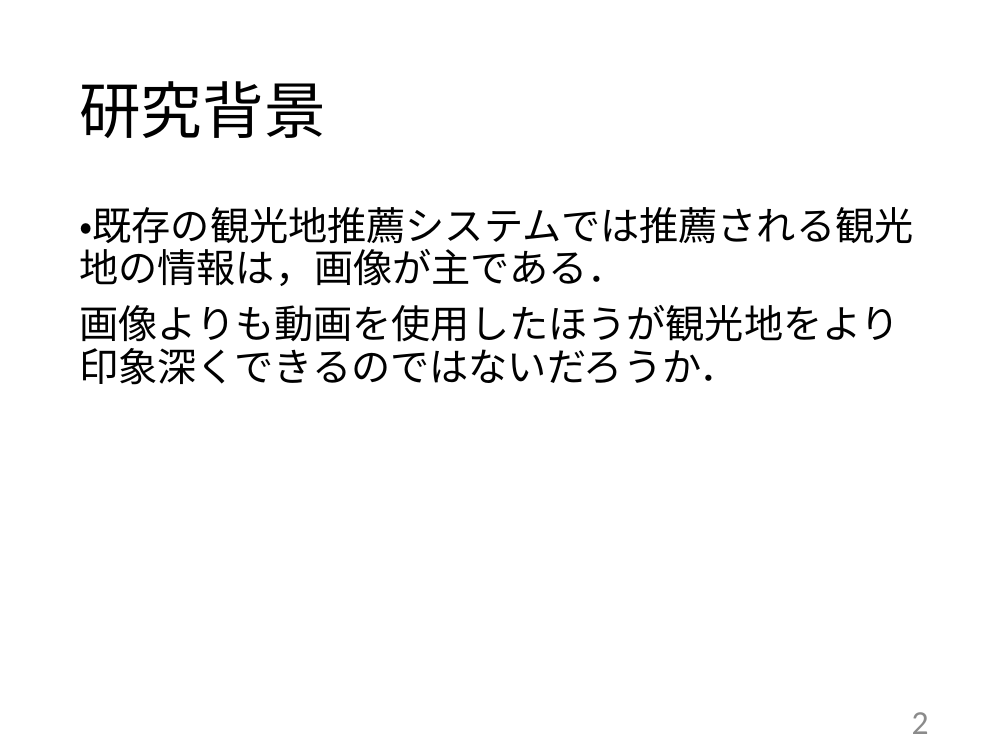
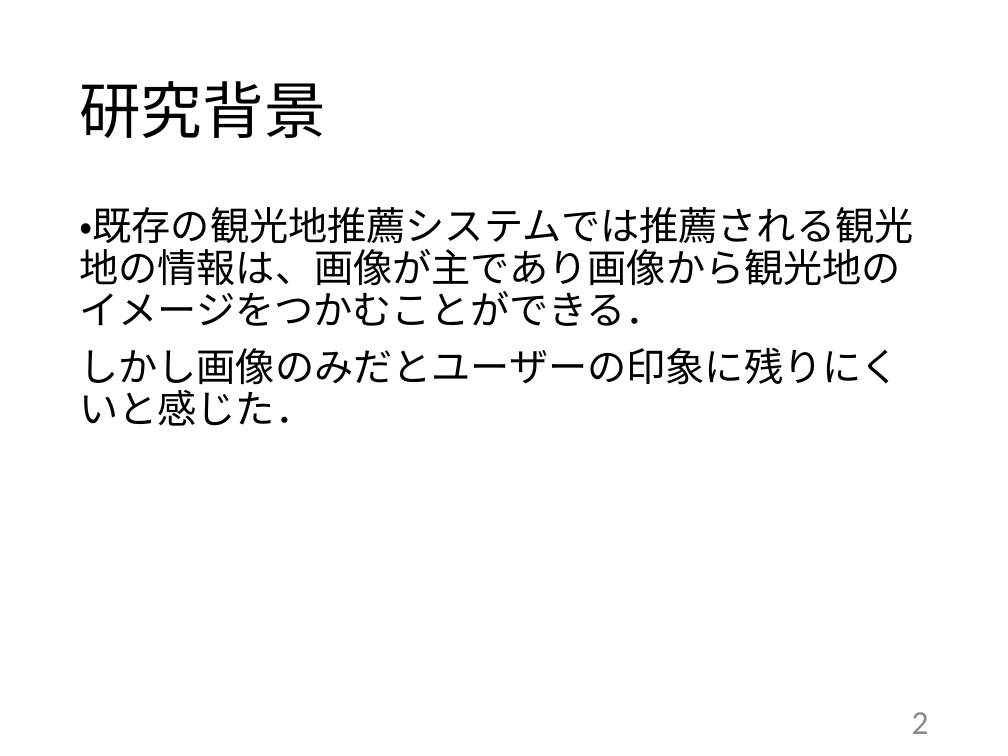
Before and after one commit to kait-takanolab/1821144-yoshii-thesis, a slide deck: slide 2 of 学部_中間発表_1821144.pptx. Drawn at 1008x756 pixels with LibreOffice and Linux fonts; fonts in the diff are those of the drawing. Boxes give left, top, right and bottom in pixels: in the first picture for what was removed or moved away, otherwise in the second. Text is boxed around its words. In the diff, an @@ line names an element or a change of style, - is before the commit and + after.

```diff
--- a/学部_中間発表_1821144.pptx
+++ b/学部_中間発表_1821144.pptx
@@ text at [79, 207, 913, 426]: text changed @@
-・既存の観光地推薦システムでは推薦される観光地の情報は，画像が主である．
-画像よりも動画を使用したほうが観光地をより印象深くできるのではないだろうか．
+・既存の観光地推薦システムでは推薦される観光地の情報は、画像が主であり画像から観光地のイメージをつかむことができる．
+しかし画像のみだとユーザーの印象に残りにくいと感じた．
```
